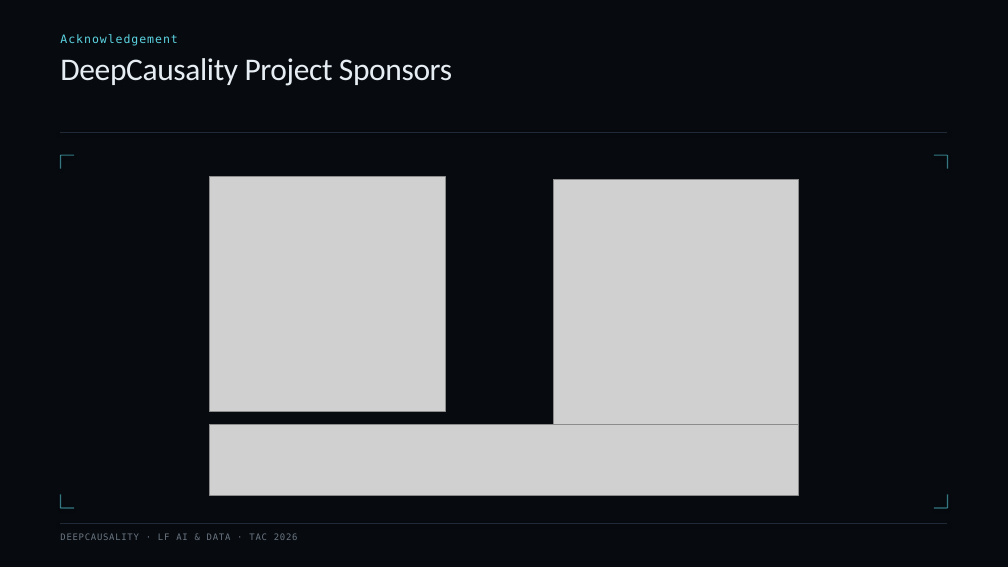
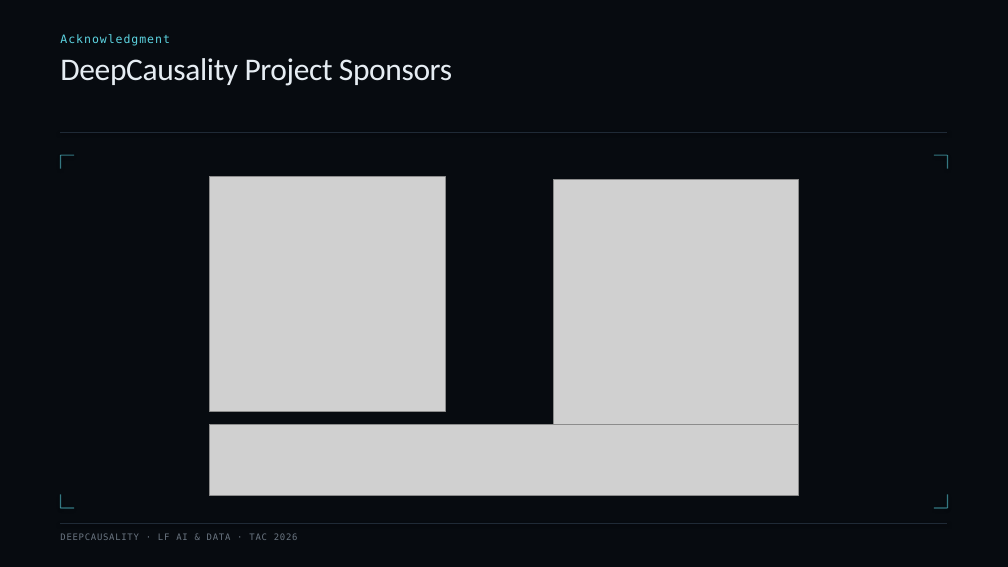
Before and after one commit to deepcausality-rs/deep_causality, a slide deck: slide 2 of docs/LF/slides/LF_2026/DeepCausality_TAC_2026.pptx. Drawn at 1008x567 pixels with LibreOffice and Linux fonts; fonts in the diff are those of the drawing; grey boxes stand for pictures. Boxes give left, top, right and bottom in pixels: in the first picture for what was removed or moved away, otherwise in the second. Text is boxed around its words. In the diff, an @@ line names an element or a change of style, - is before the commit and + after.

```diff
--- a/docs/LF/slides/LF_2026/DeepCausality_TAC_2026.pptx
+++ b/docs/LF/slides/LF_2026/DeepCausality_TAC_2026.pptx
@@ text at bbox=[60, 34, 169, 46]: text changed @@
-Acknowledgement
+Acknowledgment
```
Also in this commit, not shown: 9 other slides changed, 2 other files.
